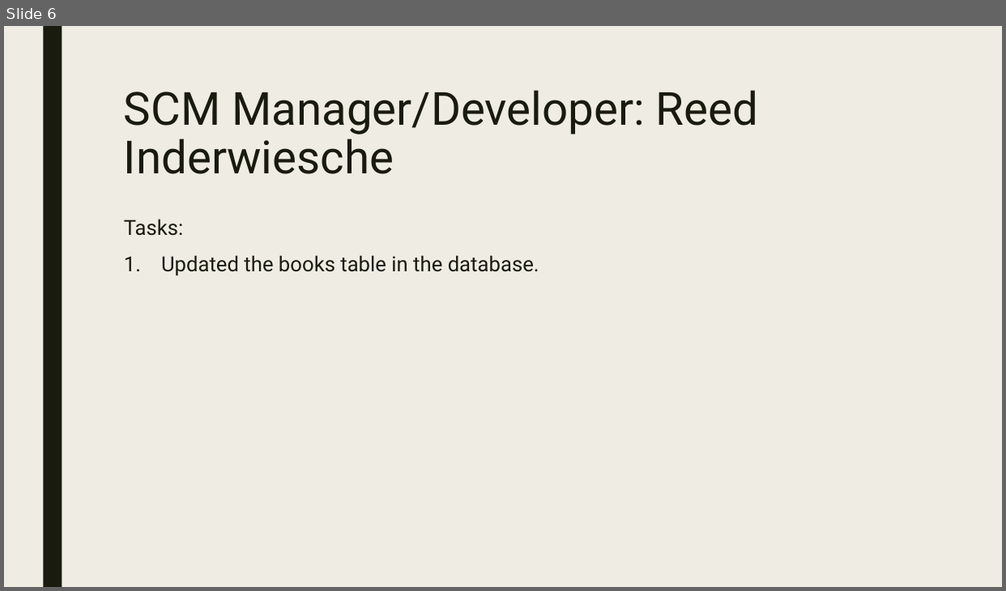
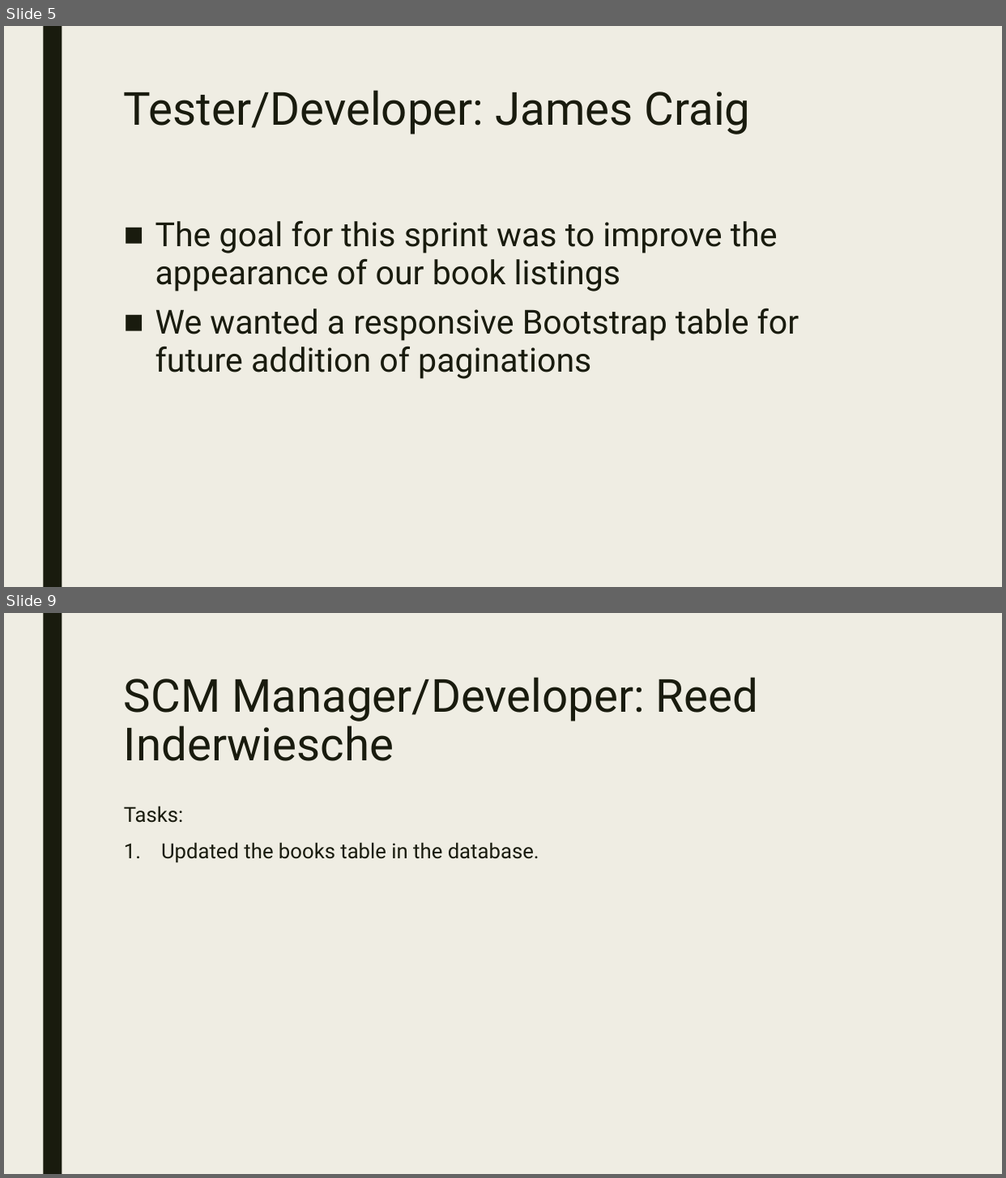
Before and after one commit to Jake25k/CSC439, a slide deck: PowerPoint Slides/csc439_sprint2.pptx. Shown one above the other, each under a label of ours: slide 6 before the commit, slides 5 and 9 after it; the slides between them are not shown. The pictures are 1006x591 and 1006x1178 pixels, drawn with LibreOffice and Linux fonts; fonts in the diff are those of the drawing. Boxes give left, top, right and bottom in pixels: in the first picture for what was removed or moved away, otherwise in the second. Text is boxed around its words. In the diff, an @@ line names an element or a change of style, - is before the commit and + after.

```diff
--- a/PowerPoint Slides/csc439_sprint2.pptx
+++ b/PowerPoint Slides/csc439_sprint2.pptx
@@ slide 5 added at bbox=[4, 26, 1002, 587], background #EFEDE3; not listed: 1 template element that a slide beside it also shows @@
@@ title added at bbox=[124, 90, 751, 135], 44 pt, text #191B0E @@
+Tester/Developer: James Craig
@@ text added at bbox=[155, 220, 799, 379], 32 pt, text #191B0E @@
+■ The goal for this sprint was to improve the appearance of our book listings
+■ We wanted a responsive Bootstrap table for future addition of paginations
@@ what was slide 6 is now slide 9 @@
```
Also in this commit, not shown: 3 other slides added, 1 slide removed, 1 other file.
